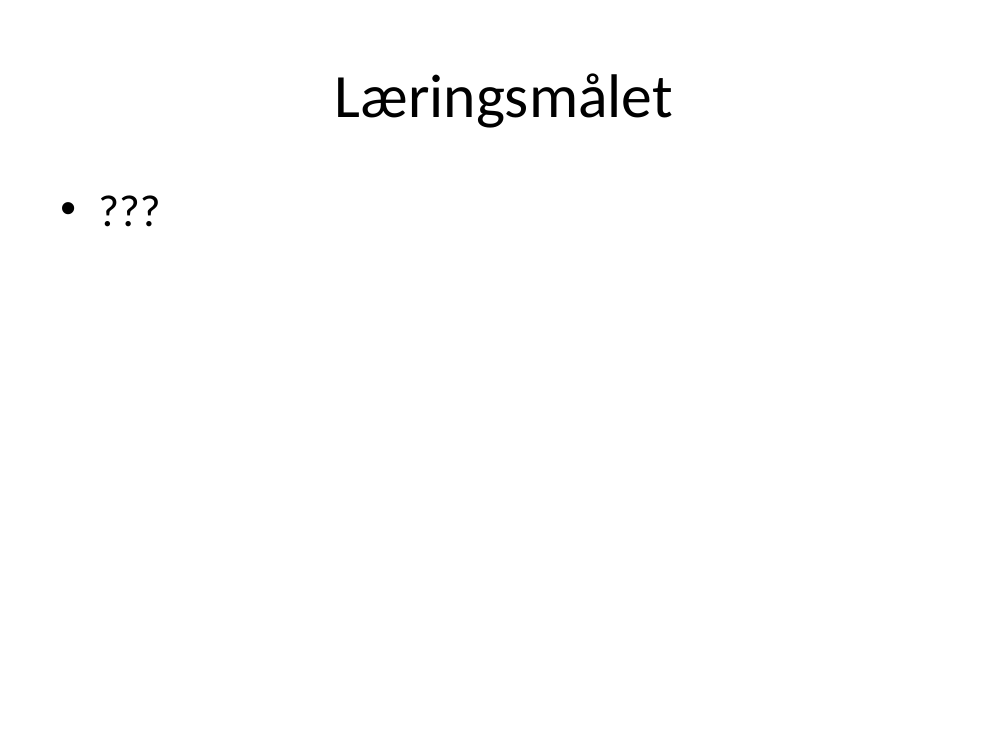
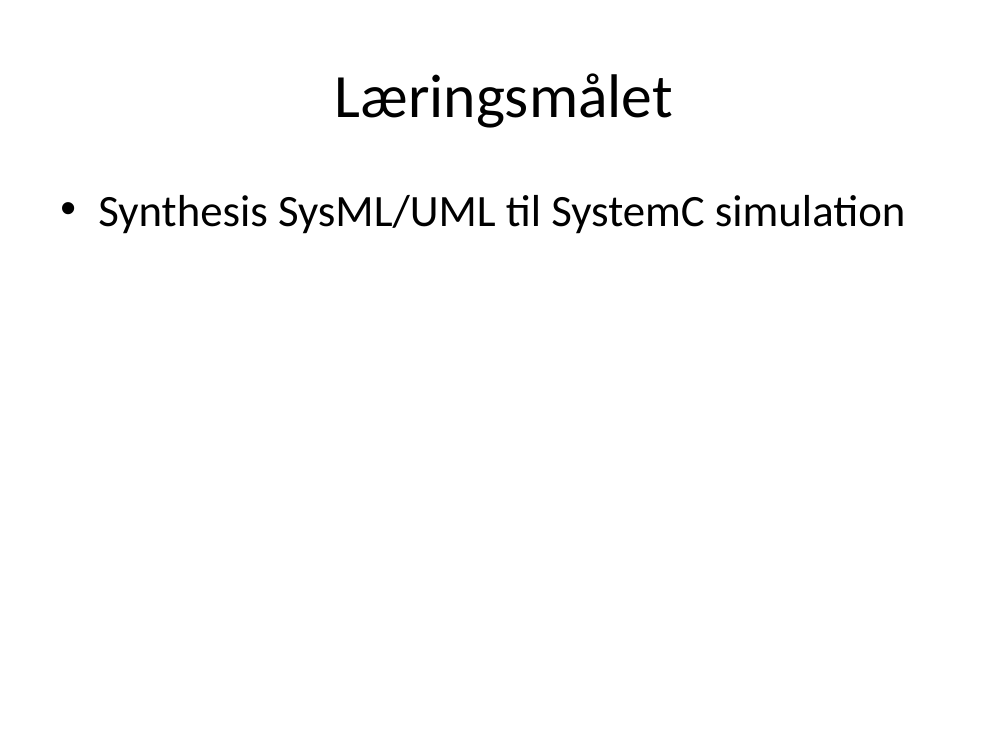
Before and after one commit to ahpoder/masterofit2009, a slide deck: slide 10 of syseng_hwco/proj/Artifact/Presentations/Presentation_11_02_11.pptx. Drawn at 1008x756 pixels with LibreOffice and Linux fonts; fonts in the diff are those of the drawing. Boxes give left, top, right and bottom in pixels: in the first picture for what was removed or moved away, otherwise in the second. Text is boxed around its words. In the diff, an @@ line names an element or a change of style, - is before the commit and + after.

```diff
--- a/syseng_hwco/proj/Artifact/Presentations/Presentation_11_02_11.pptx
+++ b/syseng_hwco/proj/Artifact/Presentations/Presentation_11_02_11.pptx
@@ text removed at box(50, 176, 958, 675) @@
-• ???
@@ text added at box(98, 195, 906, 234), 32 pt, text #000000 @@
+• Synthesis SysML/UML til SystemC simulation
```
